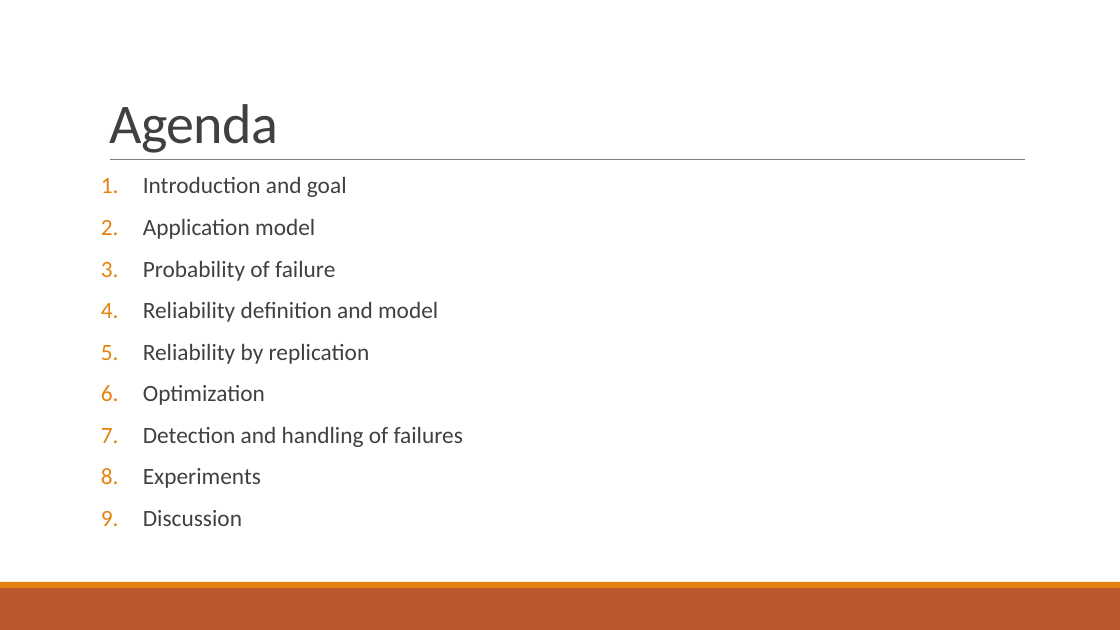
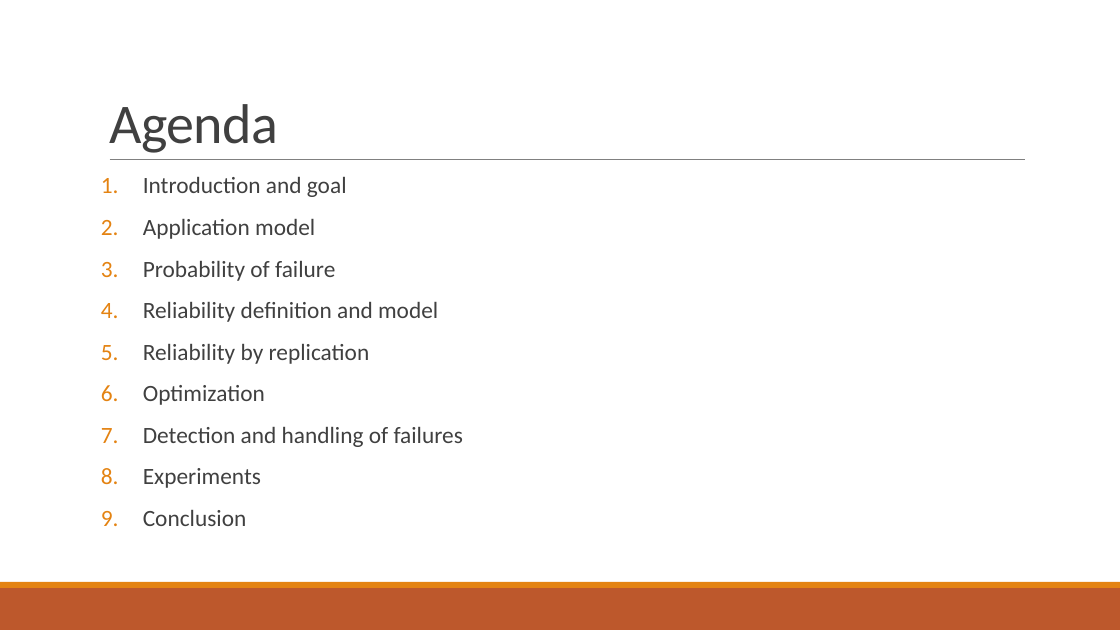
Before and after one commit to PStahl/master_thesis, a slide deck: slide 2 of presentation/presentation2.pptx. Drawn at 1120x630 pixels with LibreOffice and Linux fonts; fonts in the diff are those of the drawing. Boxes give left, top, right and bottom in pixels: in the first picture for what was removed or moved away, otherwise in the second. Text is boxed around its words. In the diff, an @@ line names an element or a change of style, - is before the commit and + after.

Commit message:
update presentation

```diff
--- a/presentation/presentation2.pptx
+++ b/presentation/presentation2.pptx
@@ text at bbox=[143, 510, 247, 526]: text changed @@
-9. Discussion
+9. Conclusion
```
Also in this commit, not shown: 1 other slide changed.
